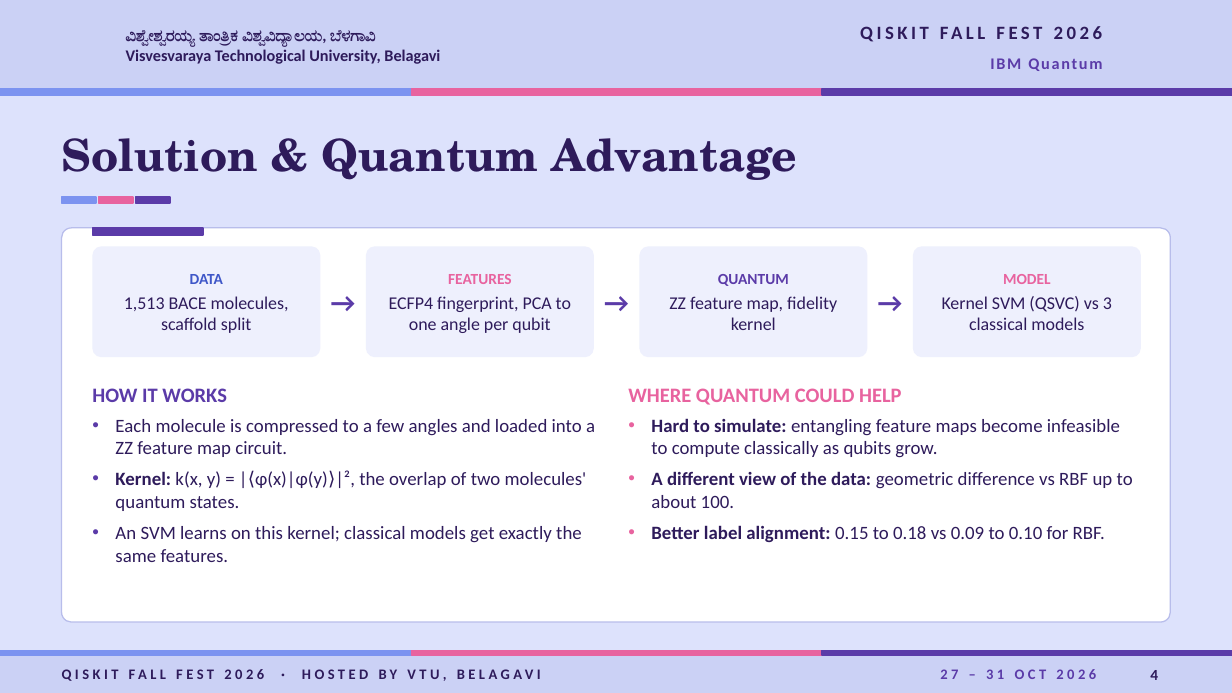
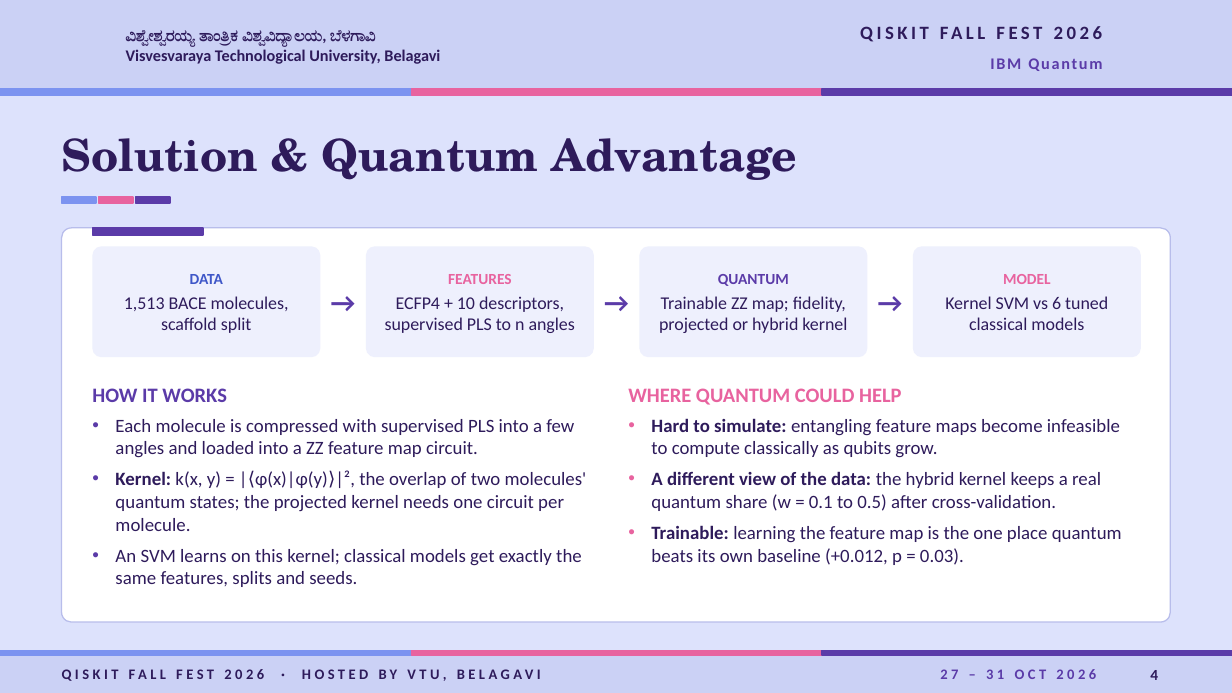
Before and after one commit to shubhodeepcx/QuDock, a slide deck: slide 4 of docs/VTU-QFF-HC-0140.pptx. Drawn at 1232x693 pixels with LibreOffice and Linux fonts; fonts in the diff are those of the drawing; background and template pictures are left out. Boxes give left, top, right and bottom in pixels: in the first picture for what was removed or moved away, otherwise in the second. Text is boxed around its words. In the diff, an @@ line names an element or a change of style, - is before the commit and + after.

```diff
--- a/docs/VTU-QFF-HC-0140.pptx
+++ b/docs/VTU-QFF-HC-0140.pptx
@@ text in rounded rectangle at box(385, 296, 575, 333): text changed @@
-ECFP4 fingerprint, PCA to one angle per qubit
+ECFP4 + 10 descriptors, supervised PLS to n angles
@@ text in rounded rectangle at box(659, 296, 847, 333): text changed @@
-ZZ feature map, fidelity kernel
+Trainable ZZ map; fidelity, projected or hybrid kernel
@@ text in rounded rectangle at box(945, 296, 1108, 330): text changed @@
-Kernel SVM (QSVC) vs 3 classical models
+Kernel SVM vs 6 tuned classical models
@@ text at box(115, 419, 587, 587): text changed @@
-• Each molecule is compressed to a few angles and loaded into a ZZ feature map circuit.
-• Kernel: k(x, y) = |⟨φ(x)|φ(y)⟩|², the overlap of two molecules' quantum states.
-• An SVM learns on this kernel; classical models get exactly the same features.
+• Each molecule is compressed with supervised PLS into a few angles and loaded into a ZZ feature map circuit.
+• Kernel: k(x, y) = |⟨φ(x)|φ(y)⟩|², the overlap of two molecules' quantum states; the projected kernel needs one circuit per molecule.
+• An SVM learns on this kernel; classical models get exactly the same features, splits and seeds.
@@ text at box(651, 471, 1122, 565): text changed @@
-• A different view of the data: geometric difference vs RBF up to about 100.
-• Better label alignment: 0.15 to 0.18 vs 0.09 to 0.10 for RBF.
+• A different view of the data: the hybrid kernel keeps a real quantum share (w = 0.1 to 0.5) after cross-validation.
+• Trainable: learning the feature map is the one place quantum beats its own baseline (+0.012, p = 0.03).
```
Also in this commit, not shown: 8 other slides changed, 1 slide added, 1 other file.
